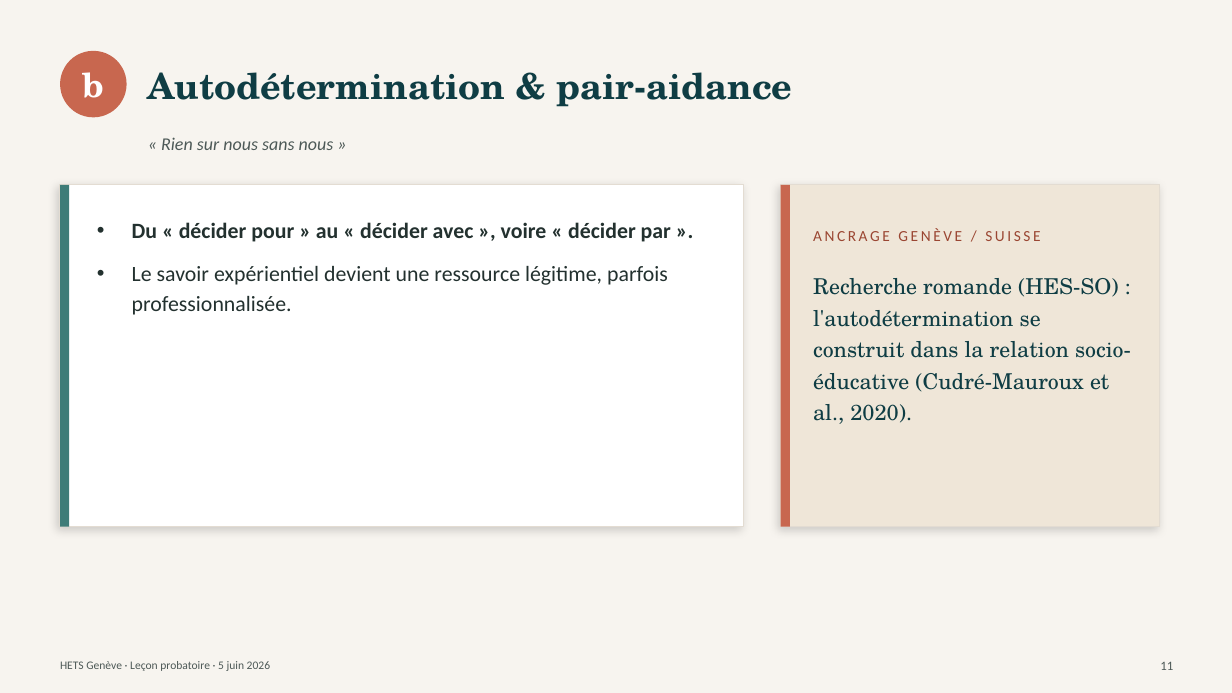
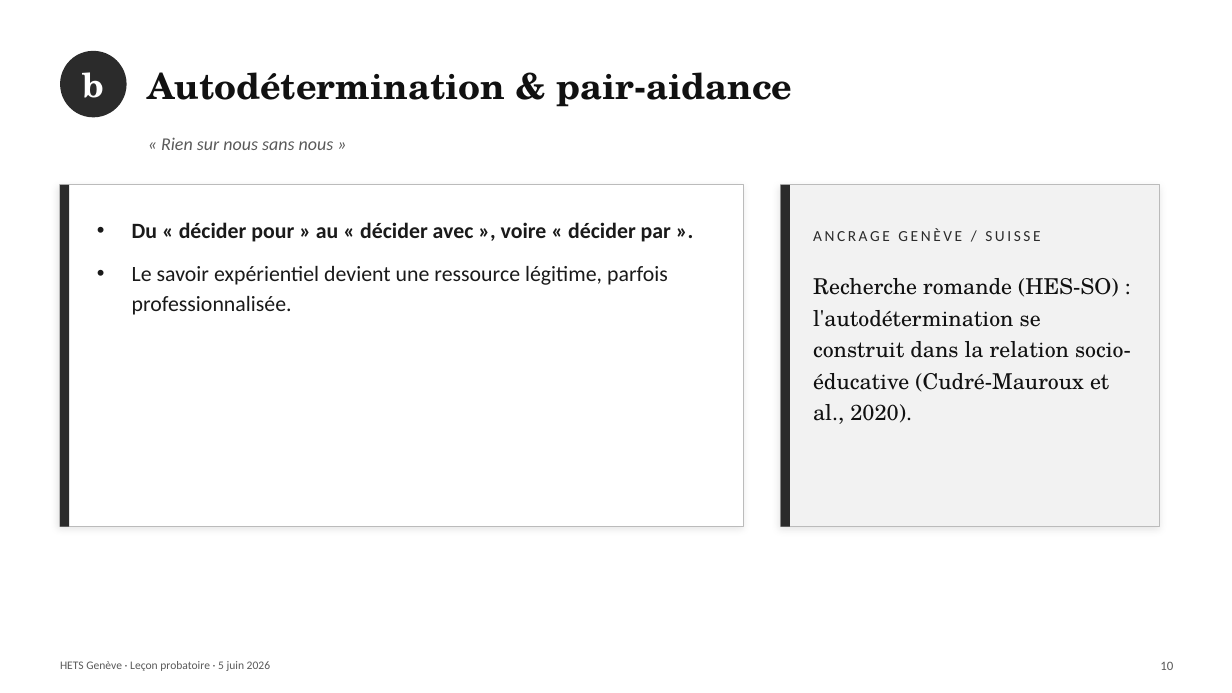
Before and after one commit to pierrebrasseur/cours-handicap-ts, a slide deck: slide 13 of docs/pdfs/Brasseur_lecon_5juin.pptx (slide 12 before the commit). Drawn at 1232x693 pixels with LibreOffice and Linux fonts; fonts in the diff are those of the drawing. Boxes give left, top, right and bottom in pixels: in the first picture for what was removed or moved away, otherwise in the second. Text is boxed around its words. In the diff, an @@ line names an element or a change of style, - is before the commit and + after.

```diff
--- a/docs/pdfs/Brasseur_lecon_5juin.pptx
+++ b/docs/pdfs/Brasseur_lecon_5juin.pptx
@@ background #F7F4EF to #FFFFFF @@
@@ ellipse at [60, 51, 127, 117]: fill #C8674F to #2B2B2B @@
@@ text "Autodétermination & pair-aidance" at [148, 72, 793, 107]: text colour #0F3D44 to #111111 @@
@@ text "« Rien sur nous sans ..." at [161, 137, 334, 150]: text colour #4D5957 to #5A5A5A @@
@@ rectangle at [60, 185, 744, 527]: outline #E3DCD2 1 pt to #BBBBBB 1 pt; shadow changed @@
@@ rectangle at [60, 185, 69, 527]: fill #3E7C78 to #2B2B2B @@
@@ rectangle at [781, 185, 790, 527]: fill #C8674F to #2B2B2B @@
@@ rectangle at [781, 185, 1160, 527]: fill #EFE6D8 to #F2F2F2; outline #E3DCD2 1 pt to #BBBBBB 1 pt; shadow changed @@
@@ text "Du « décider pour » ..." at [132, 222, 671, 315]: text colour #23312F to #1A1A1A @@
@@ text "ANCRAGE GENÈVE / SUISSE" at [813, 228, 1040, 241]: text colour #9A4632 to #2B2B2B @@
@@ text "Recherche romande (HES-SO) : l'autodétermination ..." at [813, 278, 1131, 424]: text colour #0F3D44 to #111111 @@
@@ text "HETS Genève · Leçon probatoire ..." at [60, 661, 270, 671]: text colour #4D5957 to #5A5A5A @@
@@ text at [1160, 662, 1173, 670]: text changed; text colour #4D5957 to #5A5A5A @@
-11
+10
```
Also in this commit, not shown: 22 other slides changed.
